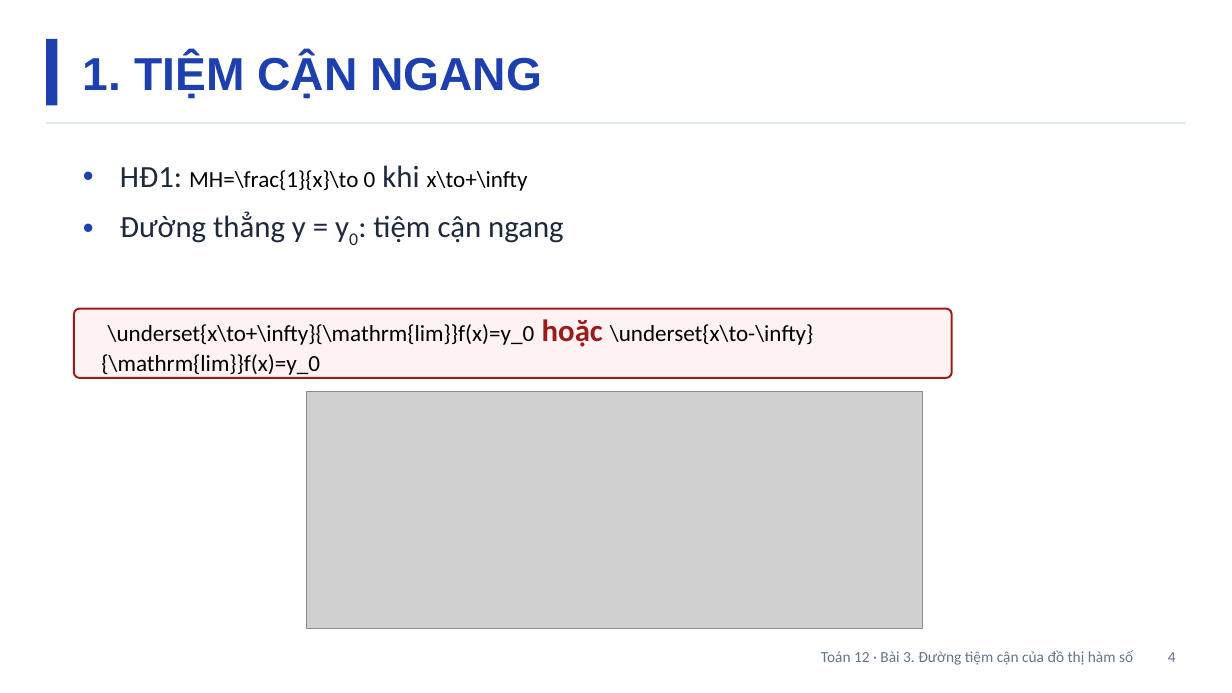
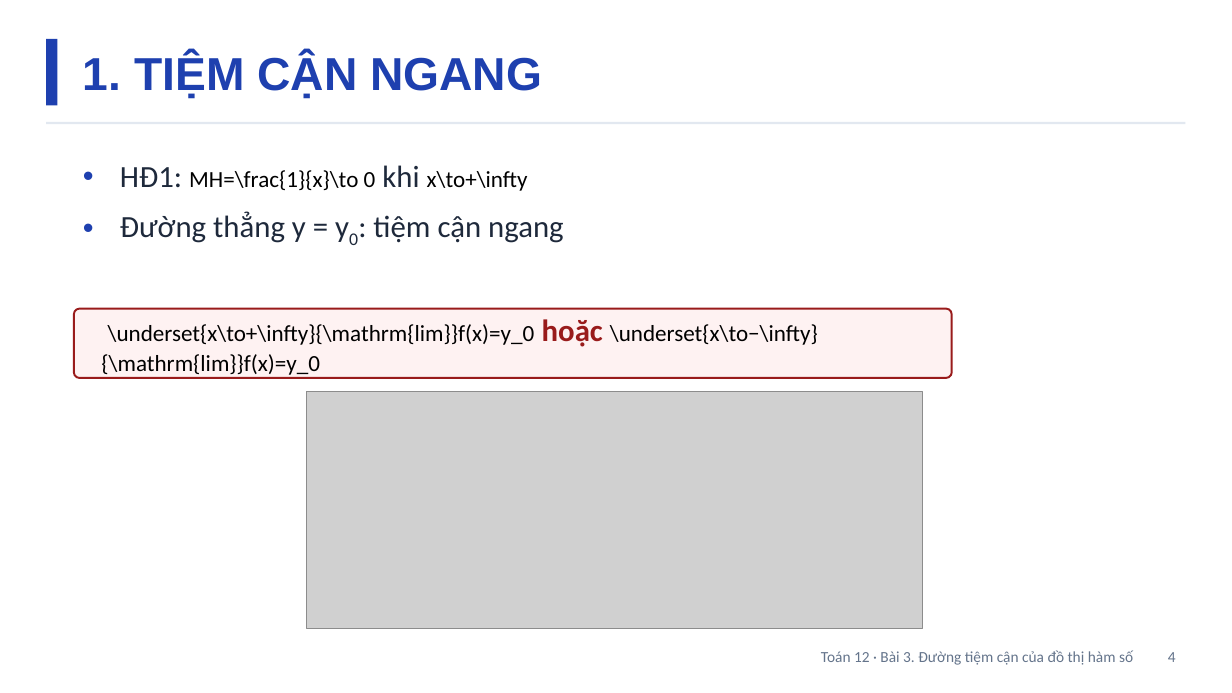
Before and after one commit to Trangtu66/Taode_thi_online, a slide deck: slide 4 of slides/Toan12/Slide_TOAN12_Bai3_T10-13.pptx. Drawn at 1232x693 pixels with LibreOffice and Linux fonts; fonts in the diff are those of the drawing; grey boxes stand for pictures. Boxes give left, top, right and bottom in pixels: in the first picture for what was removed or moved away, otherwise in the second. Text is boxed around its words. In the diff, an @@ line names an element or a change of style, - is before the commit and + after.

```diff
--- a/slides/Toan12/Slide_TOAN12_Bai3_T10-13.pptx
+++ b/slides/Toan12/Slide_TOAN12_Bai3_T10-13.pptx
@@ text at (101,319,818,375): text changed @@
-\underset{x\to+\infty}{\mathrm{lim}}f(x)=y_0 hoặc \underset{x\to-\infty}{\mathrm{lim}}f(x)=y_0
+\underset{x\to+\infty}{\mathrm{lim}}f(x)=y_0 hoặc \underset{x\to−\infty}{\mathrm{lim}}f(x)=y_0
```
Also in this commit, not shown: 8 other slides changed, 50 other files.
